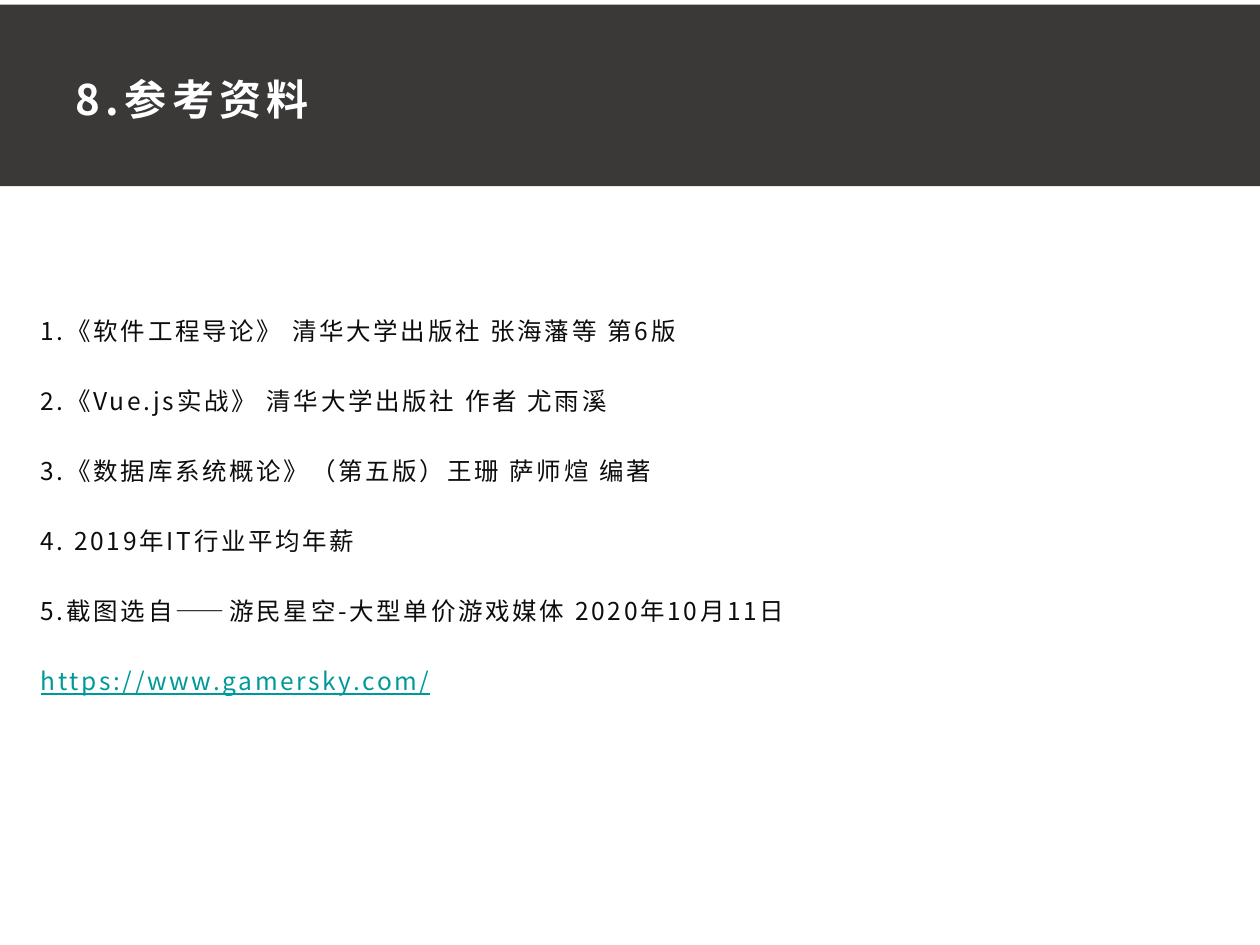
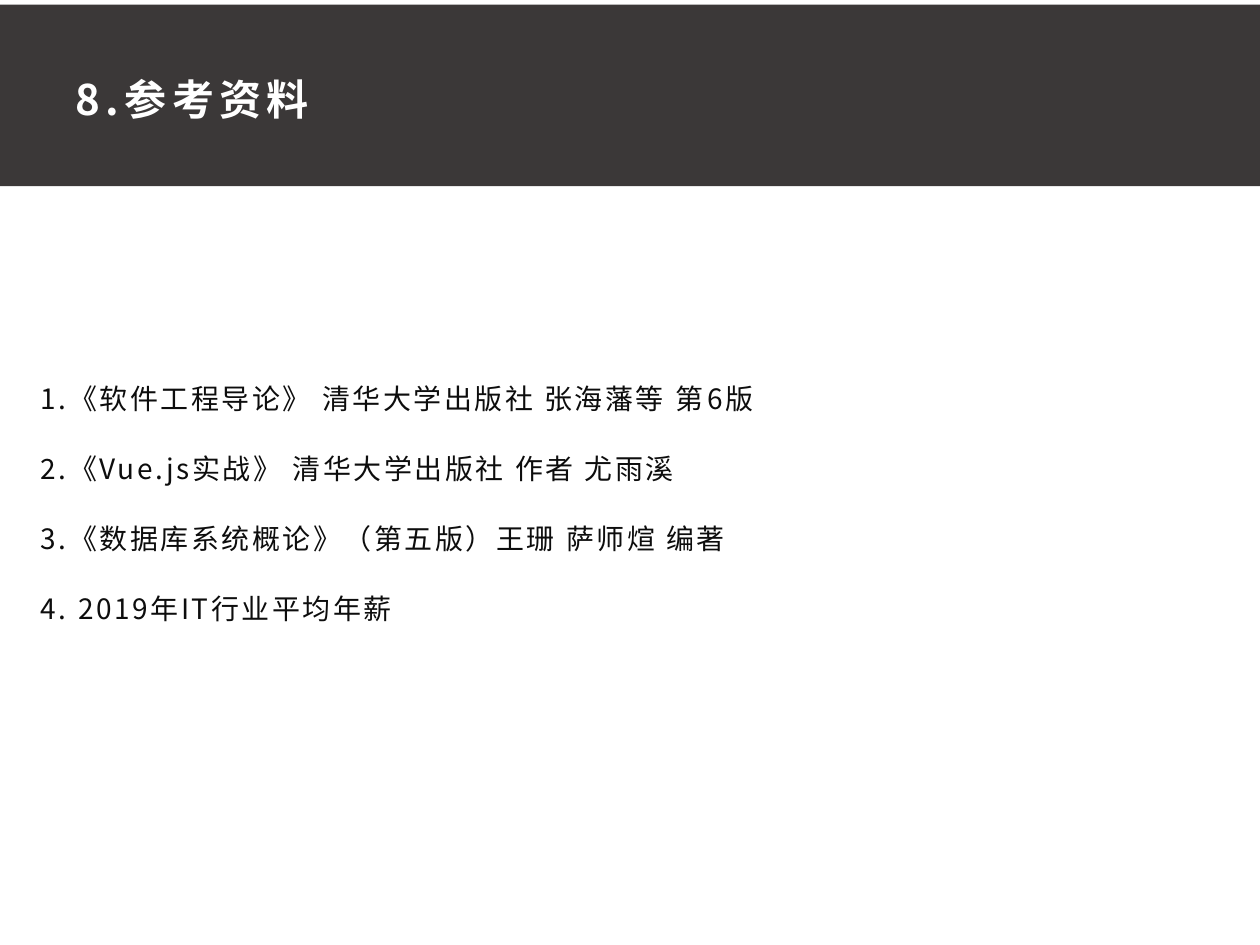
Before and after one commit to ConstanTWT/SE2020-G01, a slide deck: slide 18 of 项目计划书/G01小组项目计划PPT0.3.pptx (slide 19 before the commit). Drawn at 1260x945 pixels with LibreOffice and Linux fonts; fonts in the diff are those of the drawing. Boxes give left, top, right and bottom in pixels: in the first picture for what was removed or moved away, otherwise in the second. Text is boxed around its words. In the diff, an @@ line names an element or a change of style, - is before the commit and + after.

```diff
--- a/项目计划书/G01小组项目计划PPT0.3.pptx
+++ b/项目计划书/G01小组项目计划PPT0.3.pptx
@@ text "1.《软件工程导论》 清华大学出版社 张海藩等 第6版" at bbox=[41, 385, 753, 620]: size 14 to 16 pt @@
@@ text at bbox=[41, 599, 565, 622]: paragraphs removed @@
-5.截图选自——游民星空-大型单价游戏媒体 2020年10月11日
-https://www.gamersky.com/
```
Also in this commit, not shown: 4 other slides changed, 1 slide removed, 2 other files.
